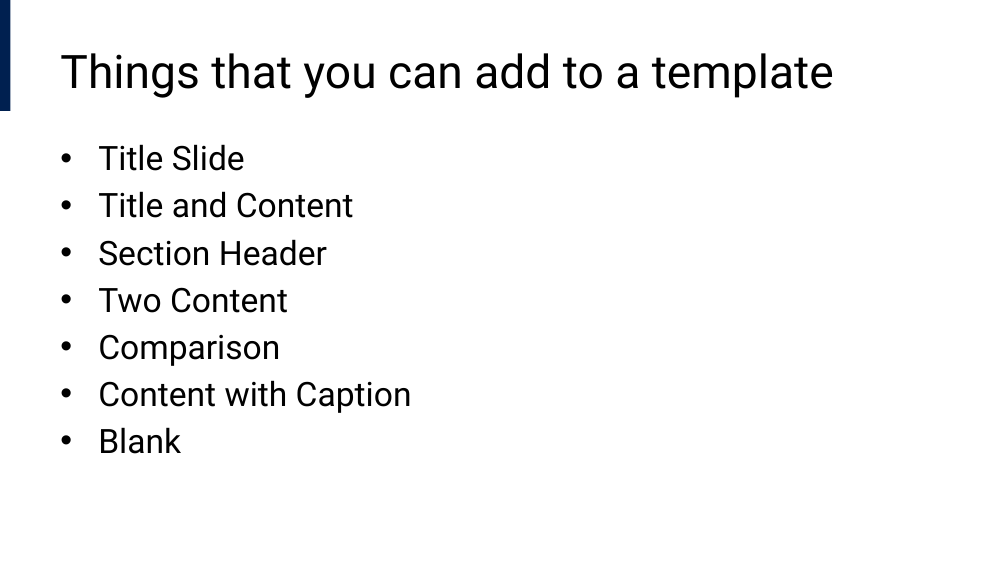
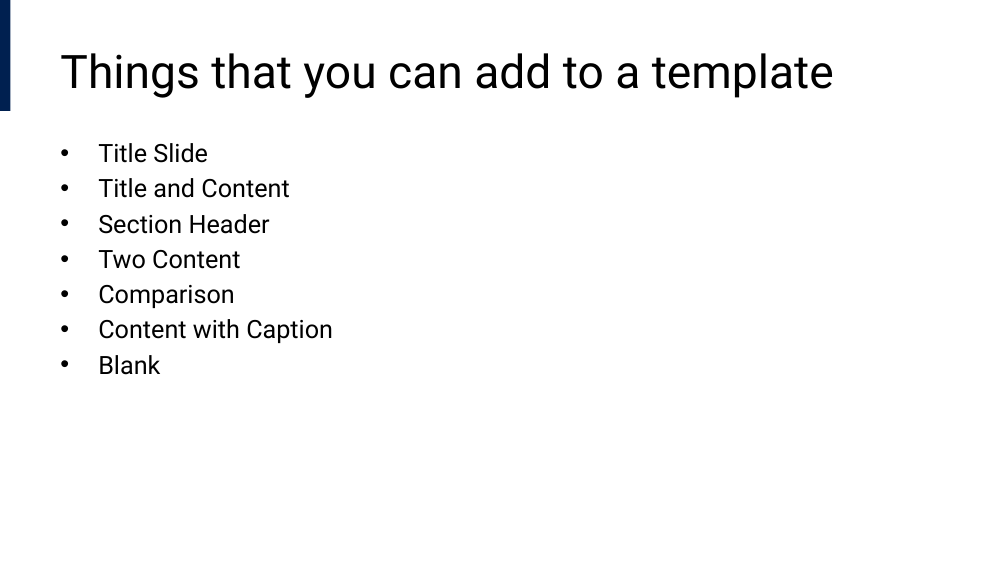
Before and after one commit to lucas-a-meyer/using-quarto, a slide deck: slide 2 of templates/template.pptx. Drawn at 1008x567 pixels with LibreOffice and Linux fonts; fonts in the diff are those of the drawing. Boxes give left, top, right and bottom in pixels: in the first picture for what was removed or moved away, otherwise in the second. Text is boxed around its words. In the diff, an @@ line names an element or a change of style, - is before the commit and + after.

```diff
--- a/templates/template.pptx
+++ b/templates/template.pptx
@@ text "Title Slide" at [98, 143, 333, 375]: size 24 to 18 pt; less space between paragraphs @@
```
Also in this commit, not shown: 22 other files.
